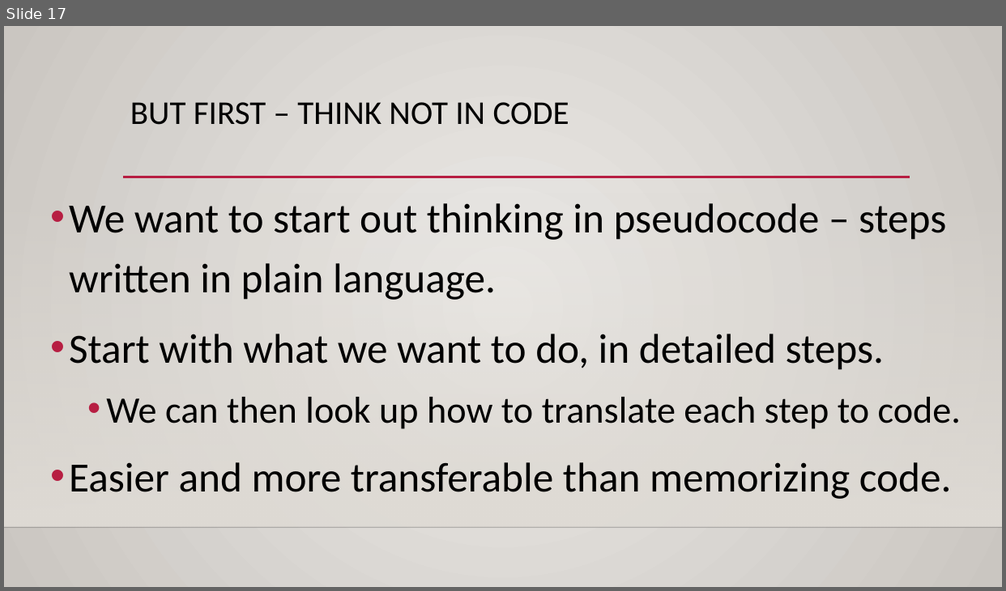
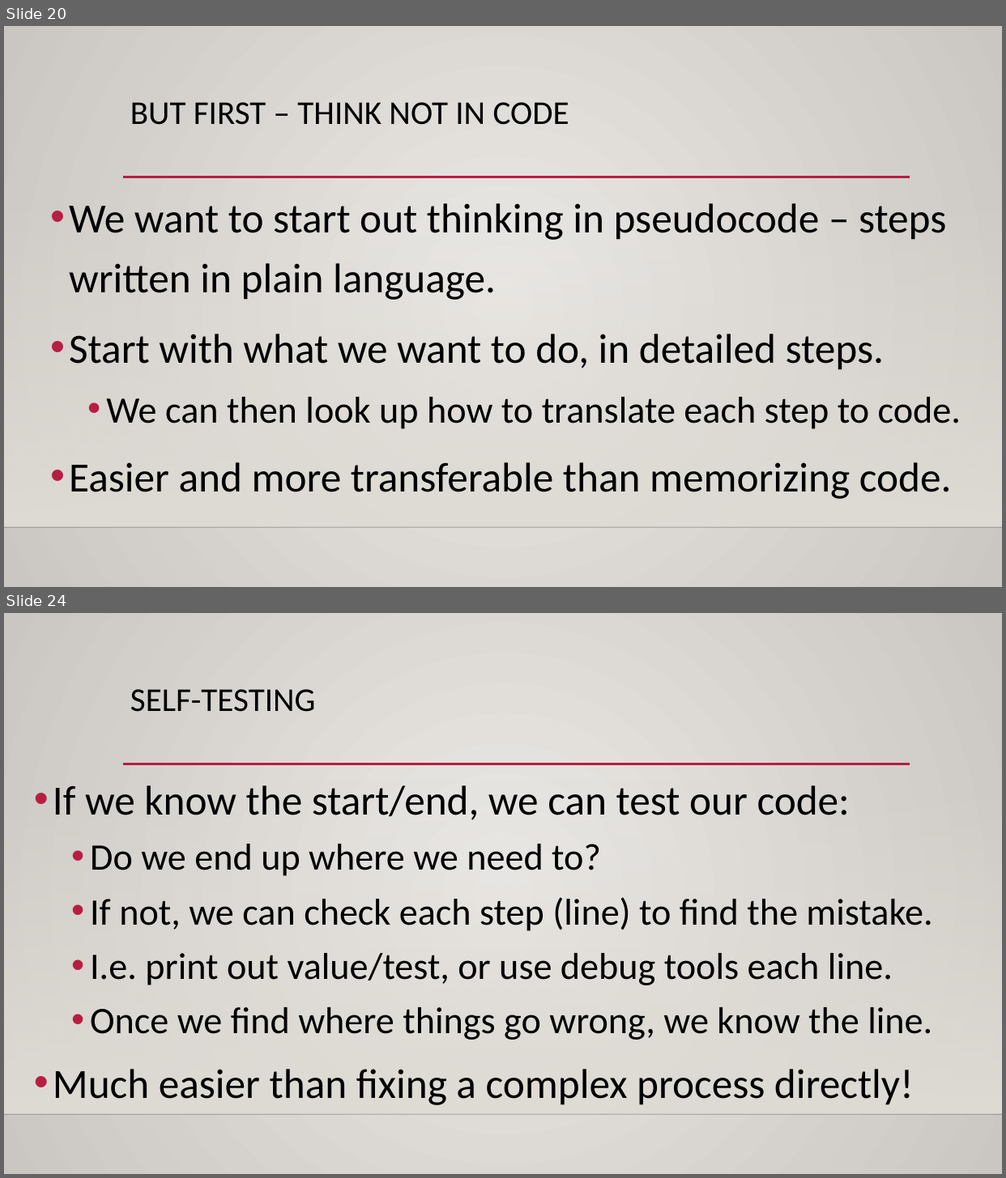
Before and after one commit to AkeemSemperDataScience/Programming_Basics_for_Machine_Learning_Students, a slide deck: reference_material/slides/001_intro_setup.pptx. Shown one above the other, each under a label of ours: slide 17 before the commit, slides 20 and 24 after it; the slides between them are not shown. The pictures are 1006x591 and 1006x1178 pixels, drawn with LibreOffice and Linux fonts; fonts in the diff are those of the drawing; background and template pictures are left out. Boxes give left, top, right and bottom in pixels: in the first picture for what was removed or moved away, otherwise in the second. Text is boxed around its words. In the diff, an @@ line names an element or a change of style, - is before the commit and + after.

```diff
--- a/reference_material/slides/001_intro_setup.pptx
+++ b/reference_material/slides/001_intro_setup.pptx
@@ slide 24 added at (4,613,1002,1174), background gradient #ECEAE7 to #CAC7C1; not listed: 3 template elements that a slide beside it also shows @@
@@ title added at (130,689,316,712), 32 pt, text #000000 @@
+SELF-TESTING
@@ text added at (53,786,932,1105), 36 pt, text #000000 @@
+• If we know the start/end, we can test our code:
+  • Do we end up where we need to?
+  • If not, we can check each step (line) to find the mistake.
+  • I.e. print out value/test, or use debug tools each line.
+  • Once we find where things go wrong, we know the line.
+• Much easier than fixing a complex process directly!
@@ what was slide 17 is now slide 20 @@
```
Also in this commit, not shown: 4 slides changed, 8 other slides added.
